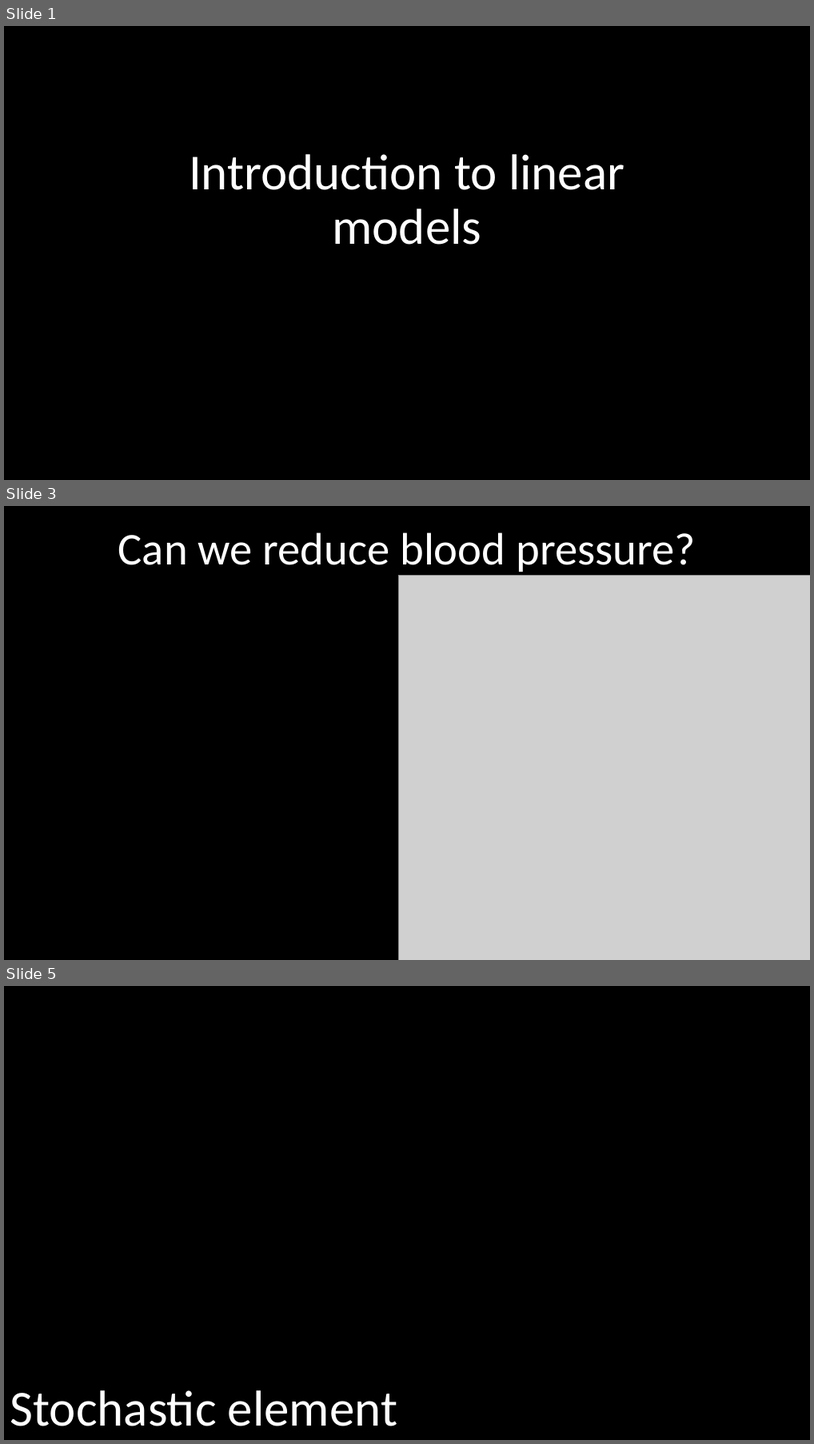
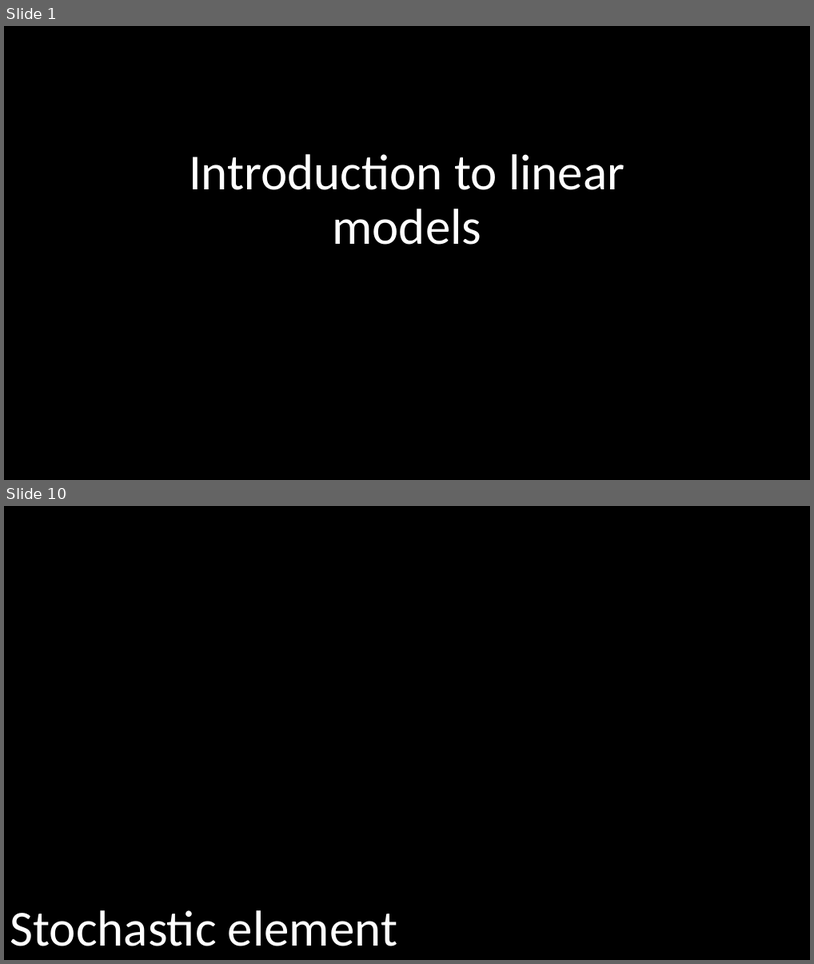
Before and after one commit to DeonRoos/stats-for-biologists, a slide deck: Lecture 2 - lm overview/Slides/Introduction to linear models.pptx. Shown one above the other, each under a label of ours: slides 1, 3 and 5 before the commit, slides 1 and 10 after it; the slides between them are not shown. The pictures are 814x1444 and 814x964 pixels, drawn with LibreOffice and Linux fonts; fonts in the diff are those of the drawing; grey boxes stand for pictures. Boxes give left, top, right and bottom in pixels: in the first picture for what was removed or moved away, otherwise in the second. Text is boxed around its words. In the diff, an @@ line names an element or a change of style, - is before the commit and + after.

```diff
--- a/Lecture 2 - lm overview/Slides/Introduction to linear models.pptx
+++ b/Lecture 2 - lm overview/Slides/Introduction to linear models.pptx
@@ slide 3 removed at [4,506,810,960], background #000000 @@
@@ title removed at [118,532,695,572] @@
-Can we reduce blood pressure?
@@ picture removed at [399,576,810,960] @@
@@ what was slide 5 is now slide 10 @@
```
Also in this commit, not shown: 3 slides changed, 12 slides added, 4 other slides removed, 12 other files.
